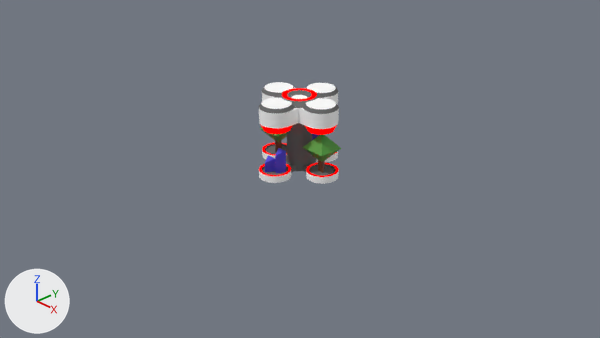
Renders of the Blender file client/objects/plantation.blend from each side of a commit.
Before and after are seen from the file's camera 'Camera'. The lights are fixed; the arrows at lower left show +X, +Y and +Z. The picture after the commit comes second.

Before the edit, the objects in view are built like this:
```python
ob_cylinder = bpy.data.objects.new('Cylinder', me_cylinder_003)
ob_cylinder.location = (0.0, 0.0, 0.875)
ob_cylinder.scale = (0.777, 0.777, 1.0)
ob_cylinder_001 = bpy.data.objects.new('Cylinder.001', me_cylinder_001)
ob_cylinder_001.location = (0.0, 0.0, 0.441)
ob_cylinder_001.scale = (0.527, 0.527, 0.881)
ob_cylinder_002 = bpy.data.objects.new('Cylinder.002', me_cylinder_003)
ob_cylinder_002.location = (0.0, 0.0, 0.875)
ob_cylinder_002.rotation_euler = (0.0, 0.0, -3.142)  # degrees (0, 0, -180)
ob_cylinder_002.scale = (0.777, 0.777, 1.0)
ob_cylinder_007 = bpy.data.objects.new('Cylinder.007', me_cylinder_005)
ob_cylinder_007.location = (0.0, 0.0, 0.125)
ob_cylinder_008 = bpy.data.objects.new('Cylinder.008', me_cylinder_006)
ob_cylinder_008.location = (0.0, 0.0, 0.125)
ob_cylinder_009 = bpy.data.objects.new('Cylinder.009', me_cylinder_005)
ob_cylinder_009.location = (0.0, 0.0, 0.125)
ob_cylinder_009.rotation_euler = (0.0, 0.0, -3.142)  # degrees (0, 0, -180)
ob_cylinder_010 = bpy.data.objects.new('Cylinder.010', me_cylinder_006)
ob_cylinder_010.location = (0.0, 0.0, 0.125)
ob_cylinder_010.rotation_euler = (0.0, 0.0, -3.142)  # degrees (0, 0, -180)
ob_sphere_001 = bpy.data.objects.new('Sphere.001', me_sphere_001)
ob_sphere_001.location = (0.0, 0.0, 0.0)
ob_sphere_002 = bpy.data.objects.new('Sphere.002', me_sphere_001)
ob_sphere_002.location = (0.0, 0.0, 0.0)
ob_sphere_002.rotation_euler = (0.0, 0.0, -3.142)  # degrees (0, 0, -180)
# also in view: 'Cylinder.014' at (0.38, 0.0, 0.03); 'Cylinder.004' at (0.36, 0.0, 0.83)
```
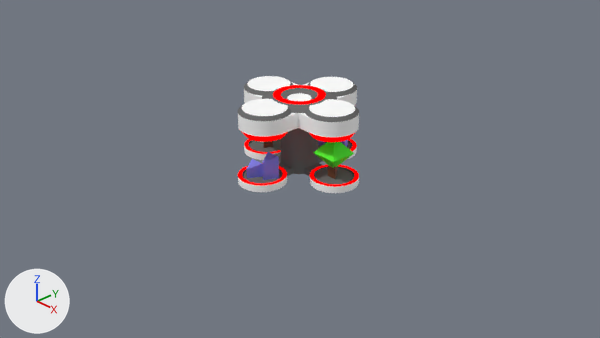
Commit message: Visual: Updated plantation geometry

Location of each change, [x1, y1, x2, y2] in pixels of the pictures (600 x 338 px; the box of a moved part takes in the faces that stretch with it):
'Cylinder.001', rescaled (49% wider, 7% taller)
    before: [274, 88, 324, 171]
    after: [262, 85, 337, 174]
'Cylinder.004', rescaled (49% wider, 16% taller)
    before: [299, 98, 339, 135]
    after: [299, 99, 359, 142]
'Cylinder.002', rescaled (50% wider, 19% taller)
    before: [259, 98, 298, 134]
    after: [238, 99, 297, 142]
'Cylinder.014', rescaled (51% wider, 35% taller)
    before: [303, 162, 339, 184]
    after: [304, 163, 359, 193]
'Cylinder.013', rescaled (50% wider, 41% taller)
    before: [259, 162, 296, 183]
    after: [238, 162, 294, 192]
'Cylinder', rescaled
    before: [304, 83, 338, 105]
    after: [303, 77, 357, 106]
'Cylinder.003', rescaled
    before: [262, 82, 294, 101]
    after: [244, 76, 298, 103]
'Sphere.001', recoloured, moved, rescaled
    before: [303, 135, 341, 162]
    after: [313, 142, 354, 168]
'Cylinder.012', rescaled
    before: [262, 143, 287, 162]
    after: [244, 139, 281, 162]
'Cylinder.009', recoloured, rescaled (42% wider, 12% taller)
    before: [275, 148, 286, 173]
    after: [263, 152, 279, 180]
'Cylinder.010', recoloured, rescaled (55% wider, 11% taller)
    before: [265, 155, 275, 172]
    after: [247, 159, 263, 178]
'Cylinder.011', rescaled (mostly hidden)
    before: [312, 151, 338, 163]
    after: [318, 139, 357, 163]
'Cylinder.005', rescaled
    before: [318, 160, 325, 173]
    after: [328, 165, 338, 179]
'Sphere.002', recoloured, moved, rescaled (not visible afterwards)
    before: [260, 127, 287, 142]
'Cylinder.007', recoloured
    both: [312, 134, 326, 146]
'Cylinder.008', recoloured, rescaled (not visible before)
    after: [341, 140, 348, 147]
part 1 of me_sphere_001, moved or reshaped
    before: [260, 127, 341, 162]
    after: [313, 142, 354, 168]

Diff of the bpy script that builds the scene:
```diff
--- a/client/objects/plantation.blend.py
+++ b/client/objects/plantation.blend.py
@@ mat_material_002 @@
 mat_material_002 = principled_material('Material.002')
-mat_material_002.base_color = (0.0763, 0.328, 0.0426)  # green #4e9b3a
+mat_material_002.base_color = (0.0654, 1.0, 0.0104)  # green #48ff1a
@@ mat_material_003 @@
 mat_material_003 = principled_material('Material.003')
-mat_material_003.base_color = (0.0889, 0.0707, 0.8)  # blue #544be7
+mat_material_003.base_color = (0.265, 0.265, 1.0)  # blue #8d8dff
 mat_material_003.metallic = 0.467
@@ me_sphere_001 @@
 # used by ob_sphere_001; location = (0.0, 0.0, 0.0)
-me_sphere_001.from_pydata(...)  # 6 vertices, 8 faces; spans x 0.246..0.608, y -0.181..0.181, z 0.18..0.605
+me_sphere_001.from_pydata(...)  # 6 vertices, 8 faces; spans x 0.301..0.553, y -0.126..0.126, z 0.16..0.625
+# me_sphere_001 part 1: the whole mesh is scaled about its middle by (0.697, 0.697, 1.09)
 me_sphere_001.materials.append(mat_material_002)
@@ ob_cylinder_001 @@
 ob_cylinder_001.location = (0.0, 0.0, 0.441)
-ob_cylinder_001.scale = (0.527, 0.527, 0.881)
+ob_cylinder_001.scale = (0.791, 0.791, 0.881)
@@ ob_cylinder @@
 ob_cylinder.location = (0.0, 0.0, 0.875)
-ob_cylinder.scale = (0.777, 0.777, 1.0)
+ob_cylinder.scale = (1.17, 1.17, 1.0)
@@ ob_cylinder_002 @@
 ob_cylinder_002.rotation_euler = (0.0, 0.0, -3.142)  # degrees (0, 0, -180)
-ob_cylinder_002.scale = (0.777, 0.777, 1.0)
+ob_cylinder_002.scale = (1.17, 1.17, 1.0)
@@ ob_cylinder_003 @@
 ob_cylinder_003.rotation_euler = (0.0, 0.0, 1.571)  # degrees (0, 0, 90)
-ob_cylinder_003.scale = (0.777, 0.777, 1.0)
+ob_cylinder_003.scale = (1.17, 1.17, 1.0)
@@ ob_cylinder_004 @@
 ob_cylinder_004.rotation_euler = (0.0, 0.0, -1.571)  # degrees (0, 0, -90)
-ob_cylinder_004.scale = (0.777, 0.777, 1.0)
+ob_cylinder_004.scale = (1.17, 1.17, 1.0)
@@ ob_cylinder_005 @@
 ob_cylinder_005.location = (0.0, 0.0, 0.0)
+ob_cylinder_005.scale = (1.5, 1.5, 1.0)
@@ ob_sphere_001 @@
 ob_sphere_001.location = (0.0, 0.0, 0.0)
+ob_sphere_001.scale = (1.5, 1.5, 1.0)
@@ ob_cylinder_008 @@
 ob_cylinder_008.location = (0.0, 0.0, 0.125)
+ob_cylinder_008.scale = (1.5, 1.5, 1.0)
@@ ob_cylinder_009 @@
 ob_cylinder_009.rotation_euler = (0.0, 0.0, -3.142)  # degrees (0, 0, -180)
+ob_cylinder_009.scale = (1.5, 1.5, 1.0)
@@ ob_cylinder_010 @@
 ob_cylinder_010.rotation_euler = (0.0, 0.0, -3.142)  # degrees (0, 0, -180)
+ob_cylinder_010.scale = (1.5, 1.5, 1.0)
@@ ob_cylinder_011 @@
 ob_cylinder_011.location = (0.0, 0.0, 0.125)
+ob_cylinder_011.scale = (1.5, 1.5, 1.0)
@@ ob_cylinder_012 @@
 ob_cylinder_012.rotation_euler = (0.0, 0.0, 1.571)  # degrees (0, 0, 90)
+ob_cylinder_012.scale = (1.5, 1.5, 1.0)
@@ ob_cylinder_013 @@
 ob_cylinder_013.rotation_euler = (0.0, 0.0, -3.142)  # degrees (0, 0, -180)
+ob_cylinder_013.scale = (1.5, 1.5, 1.0)
@@ ob_cylinder_014 @@
 ob_cylinder_014.rotation_euler = (0.0, 0.0, -1.571)  # degrees (0, 0, -90)
+ob_cylinder_014.scale = (1.5, 1.5, 1.0)
```
